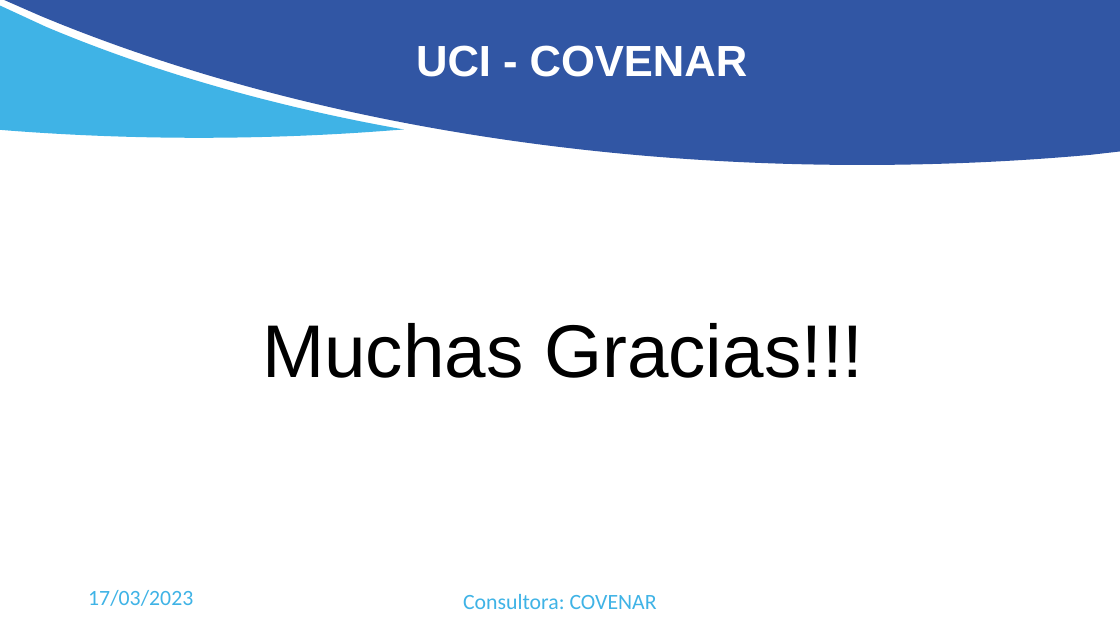
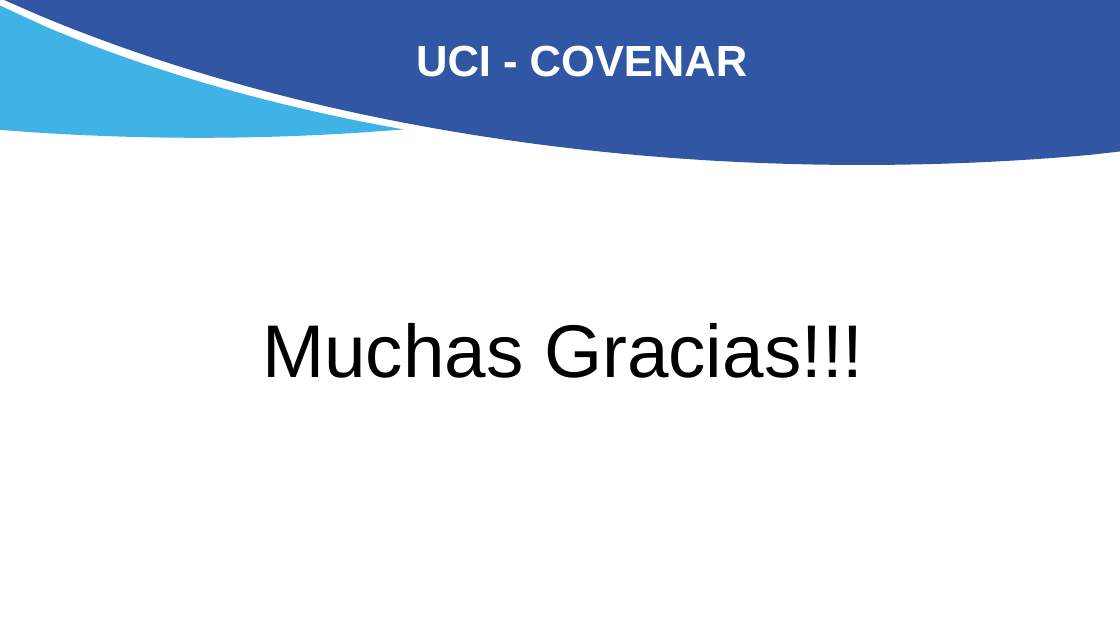
Before and after one commit to JuanRS26/Unidad-de-Cuidados-Intensivos, a slide deck: slide 13 of Sprint-2/Demo.pptx. Drawn at 1120x630 pixels with LibreOffice and Linux fonts; fonts in the diff are those of the drawing. Boxes give left, top, right and bottom in pixels: in the first picture for what was removed or moved away, otherwise in the second. Text is boxed around its words. In the diff, an @@ line names an element or a change of style, - is before the commit and + after.

```diff
--- a/Sprint-2/Demo.pptx
+++ b/Sprint-2/Demo.pptx
@@ text removed at bbox=[88, 590, 193, 606] @@
-17/03/2023
@@ text removed at bbox=[463, 594, 657, 609] @@
-Consultora: COVENAR
```
Also in this commit, not shown: 2 other slides changed, 27 other files.
